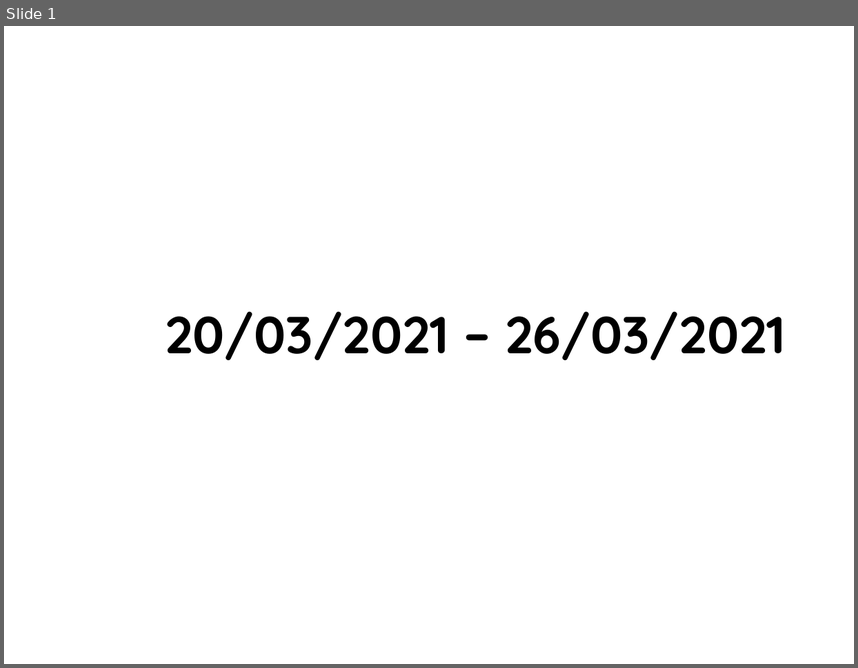
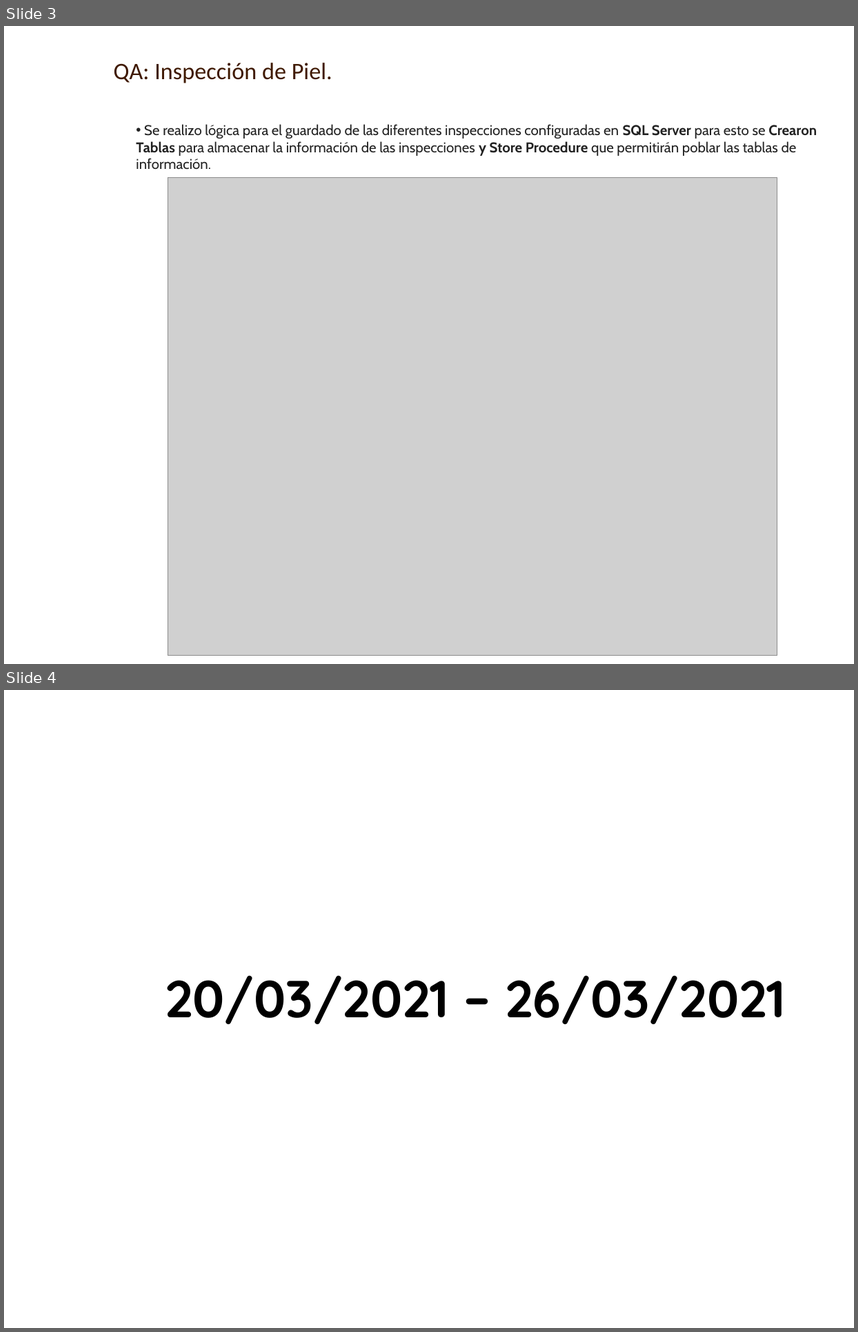
Before and after one commit to AXDELAROSA/CONTROL_QUALITY, a slide deck: INSPECCION_MATERIAL/INSPECCION_PIEL/Docs/QA_INSPECCION_PIEL.pptx. Shown one above the other, each under a label of ours: slide 1 before the commit, slides 3 and 4 after it. The pictures are 858x668 and 858x1332 pixels, drawn with LibreOffice and Linux fonts; fonts in the diff are those of the drawing; grey boxes stand for pictures; background and template pictures are left out. Boxes give left, top, right and bottom in pixels: in the first picture for what was removed or moved away, otherwise in the second. Text is boxed around its words. In the diff, an @@ line names an element or a change of style, - is before the commit and + after.

```diff
--- a/INSPECCION_MATERIAL/INSPECCION_PIEL/Docs/QA_INSPECCION_PIEL.pptx
+++ b/INSPECCION_MATERIAL/INSPECCION_PIEL/Docs/QA_INSPECCION_PIEL.pptx
@@ slide 3 added at [4, 26, 854, 664], background picture (left out) @@
@@ text added at [114, 63, 332, 83], 20 pt, text #3F1900 @@
+QA: Inspección de Piel.
@@ text added at [136, 124, 817, 169], 12 pt, text #222222 @@
+• Se realizo lógica para el guardado de las diferentes inspecciones configuradas en SQL Server para esto se Crearon Tablas para almacenar la información de las inspecciones y Store Procedure que permitirán poblar las tablas de información.
@@ picture added at [168, 177, 777, 655] @@
@@ what was slide 1 is now slide 4 @@
```
Also in this commit, not shown: 3 slides changed, 2 other slides added, 23 other files.
